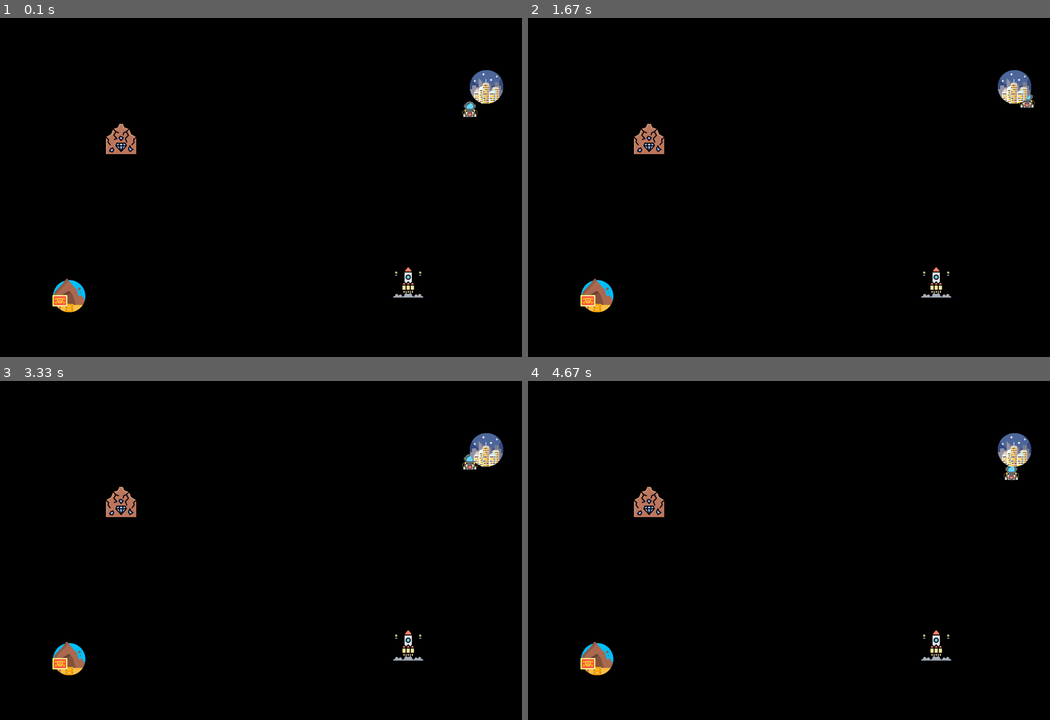
Above: before the commit, frames 1-4 (two rows, left to right).
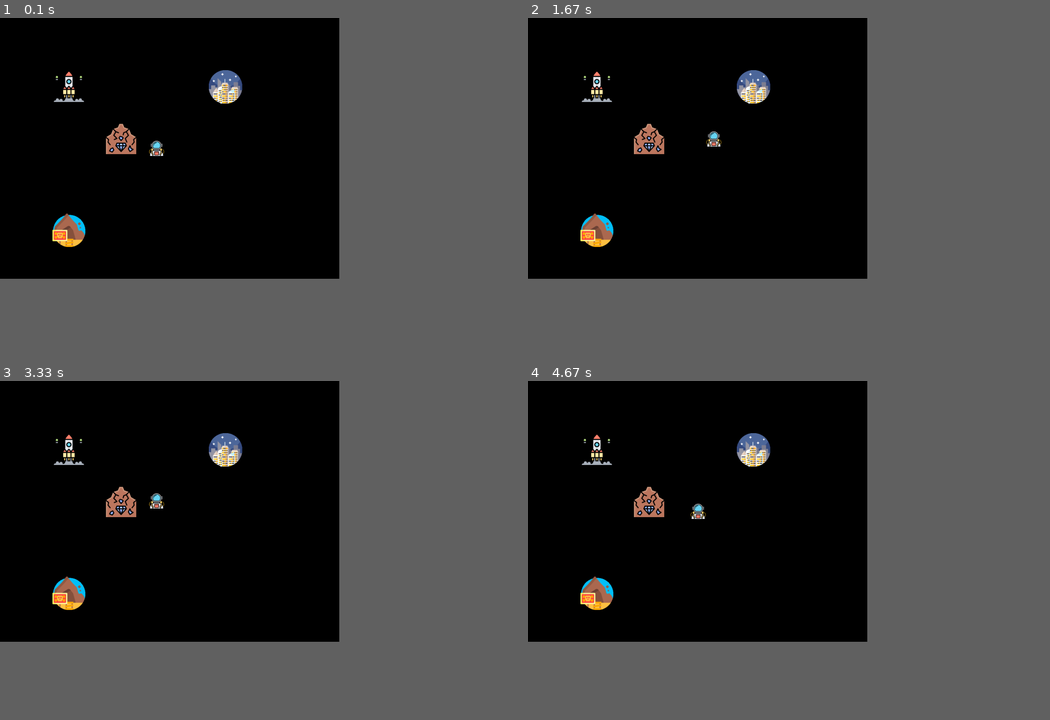
Above: after the commit, the same moments.

Repository: chamberscp/spacegame
Game: pygame game, started from DeepSpace.py
Two runs of this game, one before a commit and one after it. Both use one fixed random seed, a clock stepped at 60 frames per second and the inputs below.
Inputs:
- Up to frame 1 (0.1 s): no input
- Up to frame 2 (1.67 s): hold D 0.33-0.8 s; hold W 0.83-1.13 s; hold D 1.17-1.63 s
- Up to frame 3 (3.33 s): hold A 1.67-2.2 s; hold S 2.23-2.53 s; hold A 2.57-2.97 s; hold W from 3 s (still down)
- Up to frame 4 (4.67 s): release W at 3.37 s; hold D 3.4-4.03 s; hold S 4.07-4.43 s; hold A from 4.47 s (still down)
In our replay, the window is 900x585 before the commit and 585x450 after it. These sizes can differ from the game's own. Grey fills any space a smaller window leaves; there, only what the larger window draws over its background counts as a difference.

The runs differ from the first frame. In frame 1, 2.5% of the frame differs, in the area x 10-97%, y 15-87%; in frame 2, 2.5%; in frame 3, 2.5%; in frame 4, 2.5%.

Commit message:
Add newgame mode

Diff:
--- a/DeepSpace.py
+++ b/DeepSpace.py
@@ -1,13 +1,18 @@
 import  pygame
-import  math
-import  random
+import tkinter as tk
 from    pygame.locals   import *
 from    pygame          import mixer
 
-WIDTH = 2000
-HEIGHT = 1300
+SCREEN_WIDTH = 1000
+SCREEN_HEIGHT = 800
+BOTTOM_MARGIN = 200
+RSIDE_MARGIN = 300
 BLACK = (0,0,0)
 FPS = 60
+
+ROWS = 20
+COLUMNS = 40
+
 START_AGE = 20
 DAY_AGE = 7300
 CURRENT_AGE = DAY_AGE / 365
@@ -16,7 +21,7 @@
 
 
 pygame.init()
-screen = pygame.display.set_mode((WIDTH, HEIGHT))
+screen = pygame.display.set_mode((SCREEN_WIDTH + RSIDE_MARGIN, SCREEN_HEIGHT + BOTTOM_MARGIN))
 pygame.display.set_caption('DEEP SPACE')
 clock = pygame.time.Clock()
 
@@ -26,7 +31,7 @@
         self.image = pygame.image.load('player.png').convert()
         self.image.set_colorkey(BLACK)
         self.rect =  self.image.get_rect()
-        self.rect.center = (1800, 350)
+        self.rect.center = (600, 500)
 
     def update(self):
         global DAY_AGE
@@ -59,14 +64,14 @@
         self.rect.y += self.speedy
 
         #Map Constrainment
-        if self.rect.right > WIDTH:
-            self.rect.right = WIDTH
+        if self.rect.right > SCREEN_WIDTH:
+            self.rect.right = SCREEN_WIDTH
         if self.rect.left < 0:
             self.rect.left = 0
         if self.rect.top < 0:
             self.rect.top = 0
-        if self.rect.bottom > HEIGHT:
-            self.rect.bottom = HEIGHT
+        if self.rect.bottom > SCREEN_HEIGHT:
+            self.rect.bottom = SCREEN_HEIGHT
 
 class City(pygame.sprite.Sprite):
     def __init__(self):
@@ -74,7 +79,7 @@
         self.image = pygame.image.load('city1.png').convert()
         self.image.set_colorkey(BLACK)
         self.rect =  self.image.get_rect()
-        self.rect.x = 1800
+        self.rect.x = 800
         self.rect.y = 200
 
 def cityPrompt():
@@ -87,8 +92,8 @@
         self.image = pygame.image.load('spacestation.png').convert()
         self.image.set_colorkey(BLACK)
         self.rect =  self.image.get_rect()
-        self.rect.x = 1500
-        self.rect.y = 950
+        self.rect.x = 200
+        self.rect.y = 200
 
 def spaceportPrompt():
     print('#############################')
@@ -128,7 +133,7 @@
         self.image.set_colorkey(BLACK)
         self.rect =  self.image.get_rect()
         self.rect.x = 200
-        self.rect.y = 1000
+        self.rect.y = 750
 
 def cavePrompt():
     print("You have wandered upon an eery looking cave.  Just inside the entrance, you can see blood and bones.")
--- /dev/null
+++ b/debug.py
@@ -0,0 +1,10 @@
+import pygame
+pygame.init()
+font = pygame.font.Font(None, 30)
+
+def debug(info, y = 10, x = 10):
+    display_surface = pygame.get_surface()
+    debug_surf = font.render(str(info),True,'White')
+    debug_rect = debug.surf.get_rect(topleft = (x,y))
+    pygame.draw.rect(display_surface, 'Black', debug_rect)
+    display_surface.blit(debug_surf,debug_rect)
--- /dev/null
+++ b/level.py
@@ -0,0 +1,14 @@
+import pygame
+
+class Level():
+    def __init__(self):
+
+        #Get the display surface
+        self.display_surface = pygame.display.get_surface()
+
+        #Sprite Groups
+        self.visible_sprites = pygame.sprite.Group()
+        self.obstacles_sprites = pygame.sprite.Group()
+
+    def run(self):
+        pass
--- /dev/null
+++ b/newgame.py
@@ -0,0 +1,30 @@
+import pygame
+import sys
+from settings import *
+from level import Level
+
+class Game():
+    def __init__(self):
+
+        pygame.init()
+        self.screen = pygame.display.set_mode((WIDTH, HEIGTH))
+        pygame.display.set_caption('DEEP SPCAE II')
+        self.clock = pygame.time.Clock()
+
+        self.level = Level()
+
+    def run(self):
+        while True:
+            for event in pygame.event.get():
+                if event.type == pygame.QUIT:
+                    pygame.quit()
+                    sys.exit()
+
+            self.screen.fill('black')
+            self.level.run()
+            pygame.display.update()
+            self.clock.tick(FPS)
+
+if __name__ == '__main__':
+    game = Game()
+    game.run()
--- /dev/null
+++ b/player.py
@@ -0,0 +1,8 @@
+import pygame
+from settings import *
+
+class Player(pygame.sprite.Sprite):
+    def __init__(self, pos, groups):
+        super().__init__(groups)
+        self.image = pygame.image.load('player.png').convert_alpha()
+        self.rect = self.image.get_rect(topleft = pos)
--- /dev/null
+++ b/settings.py
@@ -0,0 +1,6 @@
+WIDTH = 1280
+HEIGTH = 720
+FPS = 60
+TILESIZE = 64
+
+WORLD_MAP = []
--- /dev/null
+++ b/tile.py
@@ -0,0 +1,8 @@
+import pygame
+from settings import *
+
+class Tile(pygame.sprite.Sprite):
+    def __init__(self, pos, groups):
+        super().__init__(groups)
+        self.image = pygame.image.load('player.png').convert_alpha()
+        self.rect = self.image.get_rect(topleft = pos)
